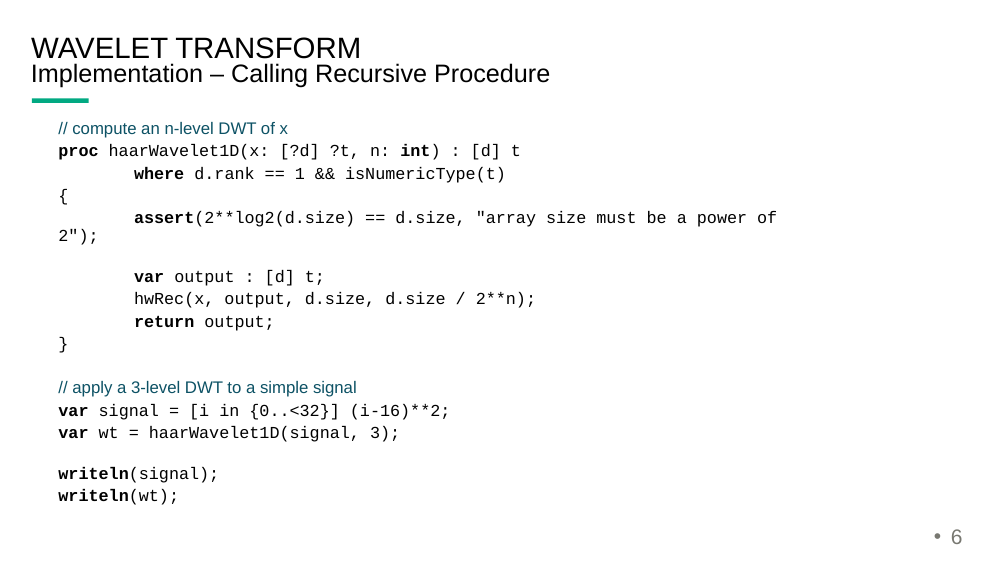
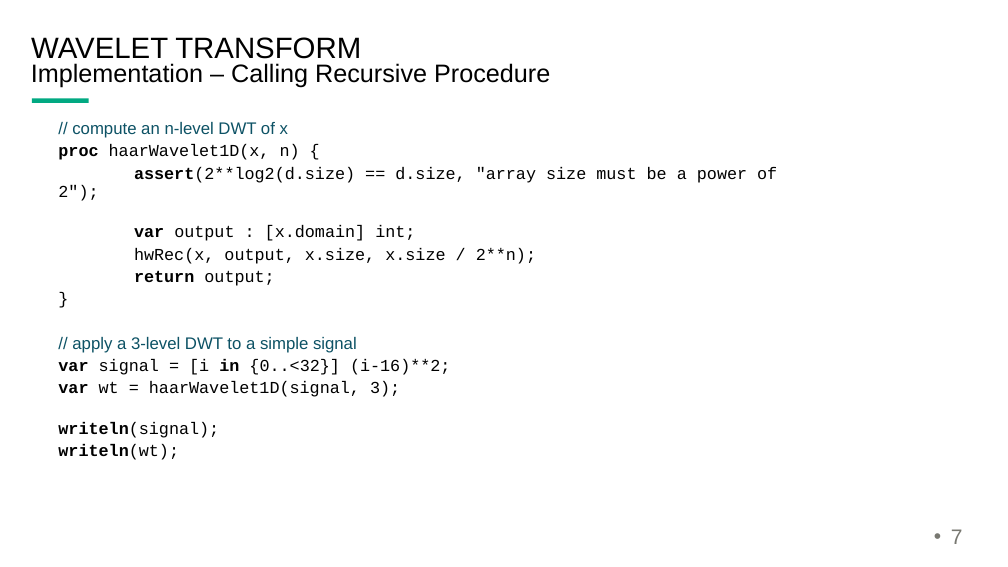
Before and after one commit to jeremiah-corrado/chpl_dwt_example, a slide deck: slide 7 of wavelet_notes.pptx (slide 6 before the commit). Drawn at 1008x567 pixels with LibreOffice and Linux fonts; fonts in the diff are those of the drawing; background and template pictures are left out. Boxes give left, top, right and bottom in pixels: in the first picture for what was removed or moved away, otherwise in the second. Text is boxed around its words. In the diff, an @@ line names an element or a change of style, - is before the commit and + after.

```diff
--- a/wavelet_notes.pptx
+++ b/wavelet_notes.pptx
@@ text at box(58, 144, 300, 160): text changed @@
-      proc haarWavelet1D(x: [?d] ?t, n: int) : [d] t
-      where d.rank == 1 && isNumericType(t)
-      {
+      proc haarWavelet1D(x, n) {
@@ text at box(134, 225, 536, 264): text changed @@
-      var output : [d] t;
-      hwRec(x, output, d.size, d.size / 2**n);
+      var output : [x.domain] int;
+      hwRec(x, output, x.size, x.size / 2**n);
@@ text at box(58, 359, 451, 375): bold on in "in" @@
@@ page number at box(951, 529, 963, 544): text changed @@
-• 6
+• 7
```
Also in this commit, not shown: 2 other slides changed, 5 slides added, 1 other file.
